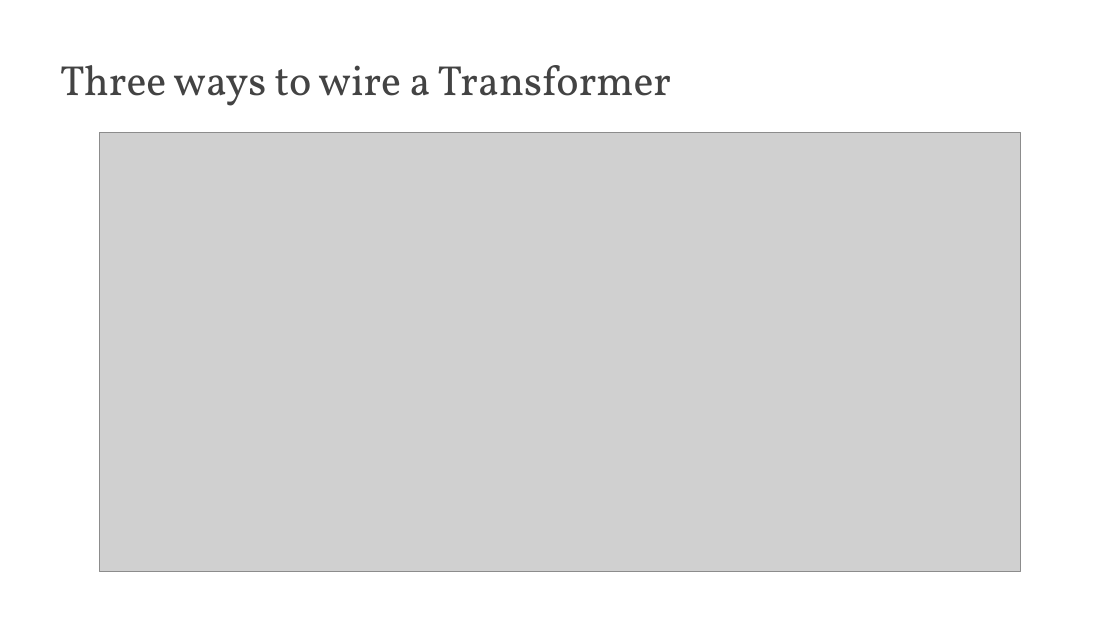
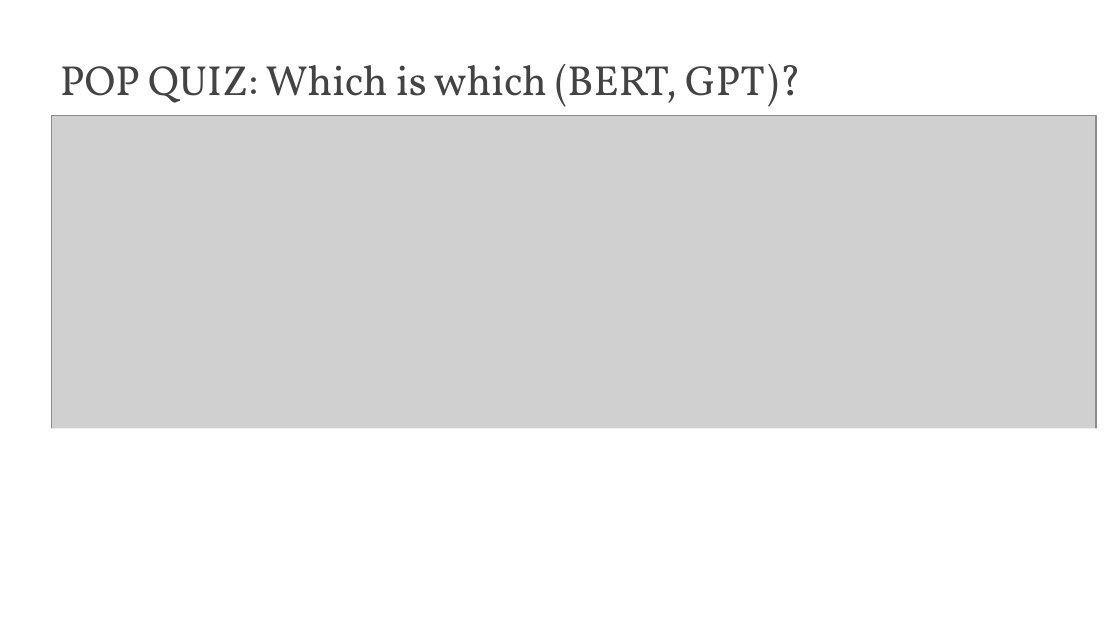
Before and after one commit to edavalosanaya/CSCI3495_NLP_LLMs_Student, a slide deck: slide 2 of weeks/week-09/class-01/lecture/slides.pptx. Drawn at 1120x630 pixels with LibreOffice and Linux fonts; fonts in the diff are those of the drawing; grey boxes stand for pictures; background and template pictures are left out. Boxes give left, top, right and bottom in pixels: in the first picture for what was removed or moved away, otherwise in the second. Text is boxed around its words. In the diff, an @@ line names an element or a change of style, - is before the commit and + after.

Commit message:
Publish course materials (0c137903)
Generated by scripts/publish_student.py from the source repository at 0c137903: "W9: decoding walkthrough instructor lab and student lab, new Quiz 5, remove stale W9 content"

```diff
--- a/weeks/week-09/class-01/lecture/slides.pptx
+++ b/weeks/week-09/class-01/lecture/slides.pptx
@@ title at [60,64,801,107]: text changed @@
-Three ways to wire a Transformer
+POP QUIZ: Which is which (BERT, GPT)?
@@ picture: place and size @@
-picture at [100,132,1021,571]
+picture at [52,115,1096,468]
@@ rounded rectangle added at [38,429,1110,485], fill #FFFFFF @@
```
Also in this commit, not shown: 3 other slides changed, 13 slides added, 13 slides removed, 9 other files.
